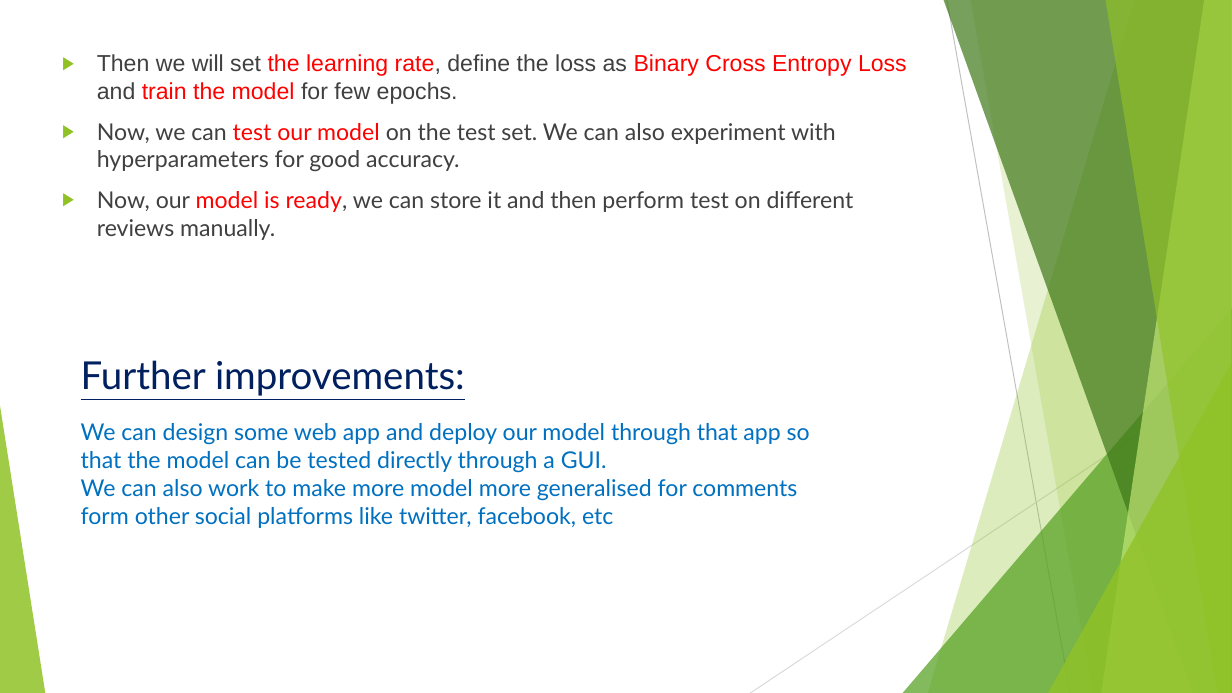
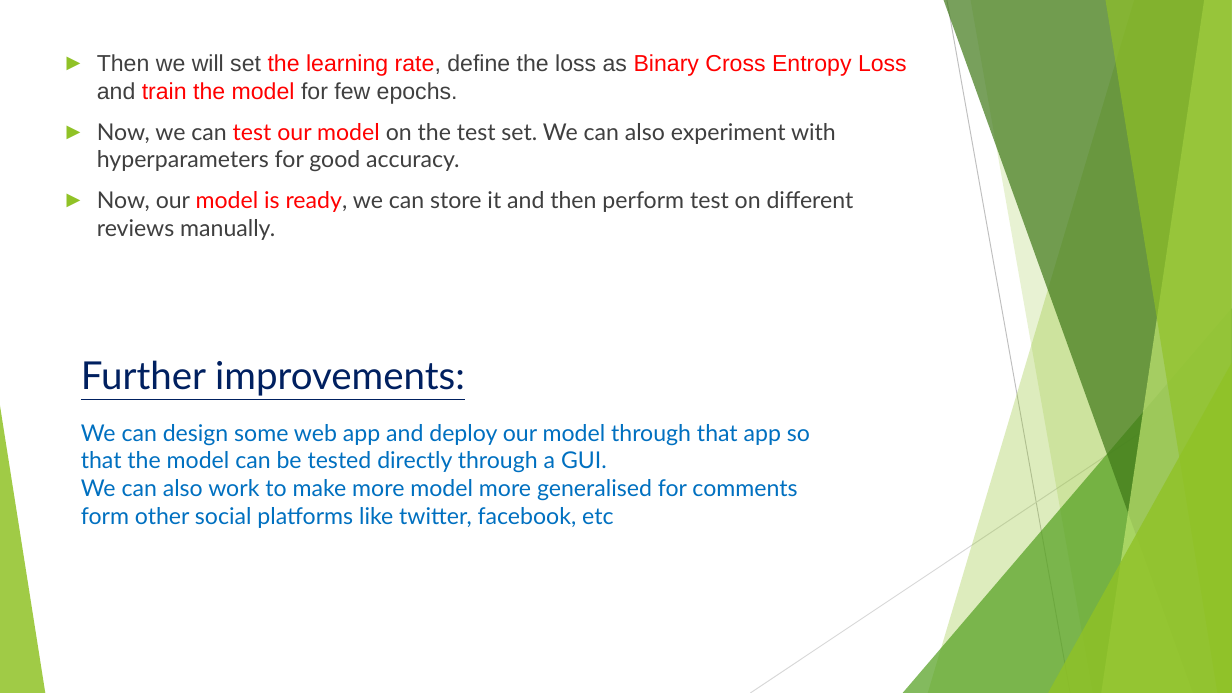
Before and after one commit to 17-Vishal/Sentiment-Analysis-Model, a slide deck: slide 7 of Sentiment project presentation.pptx. Drawn at 1232x693 pixels with LibreOffice and Linux fonts; fonts in the diff are those of the drawing. Boxes give left, top, right and bottom in pixels: in the first picture for what was removed or moved away, otherwise in the second. Text is boxed around its words. In the diff, an @@ line names an element or a change of style, - is before the commit and + after.

```diff
--- a/Sentiment project presentation.pptx
+++ b/Sentiment project presentation.pptx
@@ text "Then we will set the ..." at box(97, 54, 907, 240): text colour #404040 to #3F3F3F in "Now, we can on the test set. ...", "Now, our ready, we can store it ..."; bullet ▶ to ►; less space between paragraphs @@
```
Also in this commit, not shown: 7 other slides changed, 1 other file.
